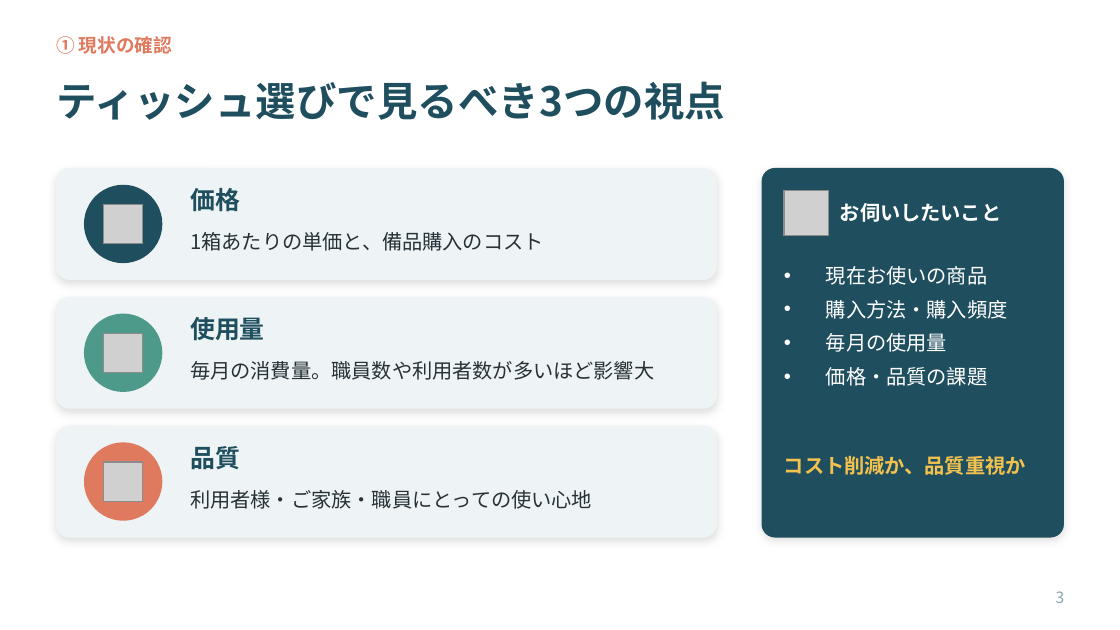
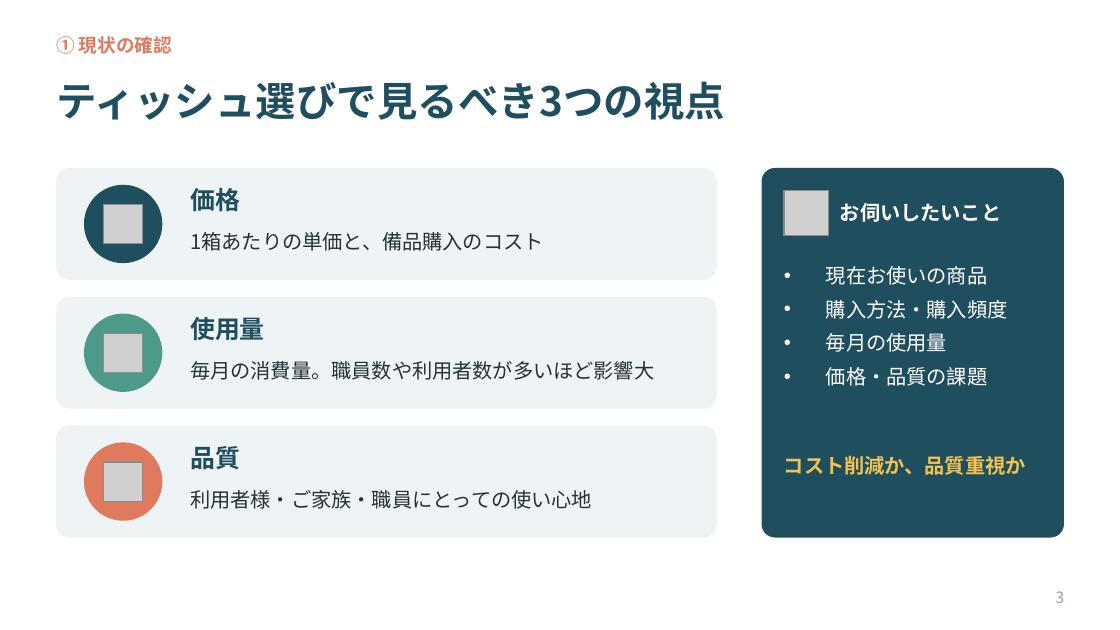
Before and after one commit to ha19870907-a11y/turbo-disco, a slide deck: slide 3 of tissue_sales_roleplay.pptx. Drawn at 1120x630 pixels with LibreOffice and Linux fonts; fonts in the diff are those of the drawing; grey boxes stand for pictures. Boxes give left, top, right and bottom in pixels: in the first picture for what was removed or moved away, otherwise in the second. Text is boxed around its words. In the diff, an @@ line names an element or a change of style, - is before the commit and + after.

```diff
--- a/tissue_sales_roleplay.pptx
+++ b/tissue_sales_roleplay.pptx
@@ shadow off in 4 elements at (x1=56, y1=168, x2=717, y2=280), (x1=56, y1=297, x2=717, y2=409), (x1=56, y1=426, x2=717, y2=538), (x1=762, y1=168, x2=1064, y2=538) @@
```
Also in this commit, not shown: 7 other slides changed, 1 other file.
